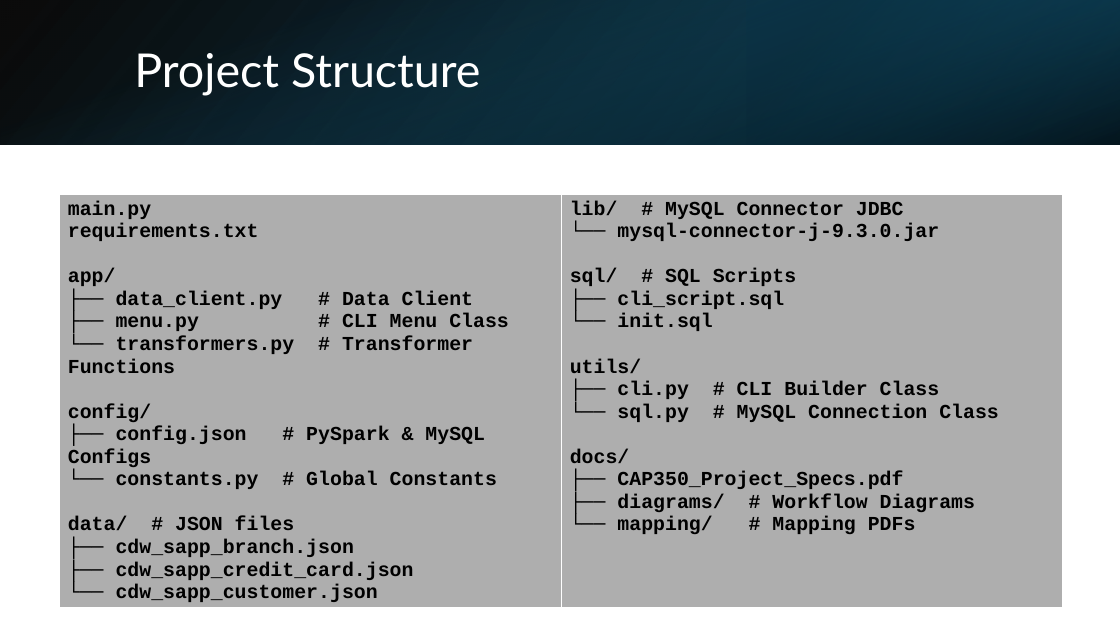
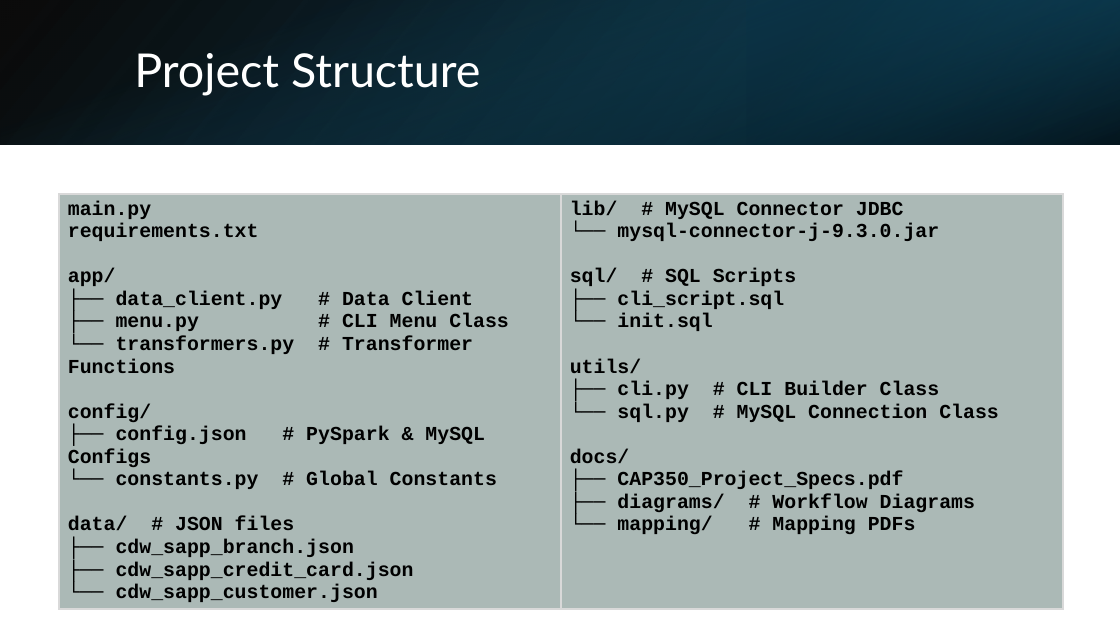
Before and after one commit to kencopas/Projects, a slide deck: slide 15 of Capstone/docs/Project Presentation.pptx (slide 4 before the commit). Drawn at 1120x630 pixels with LibreOffice and Linux fonts; fonts in the diff are those of the drawing. Boxes give left, top, right and bottom in pixels: in the first picture for what was removed or moved away, otherwise in the second. Text is boxed around its words. In the diff, an @@ line names an element or a change of style, - is before the commit and + after.

```diff
--- a/Capstone/docs/Project Presentation.pptx
+++ b/Capstone/docs/Project Presentation.pptx
@@ table at [59, 194, 1064, 606] @@
@@ fill #AEAEAE to #ABB9B6 in row 1 @@
@@ borders changed @@
```
Also in this commit, not shown: 3 other slides changed, 10 slides added, 2 slides removed, 17 other files.
